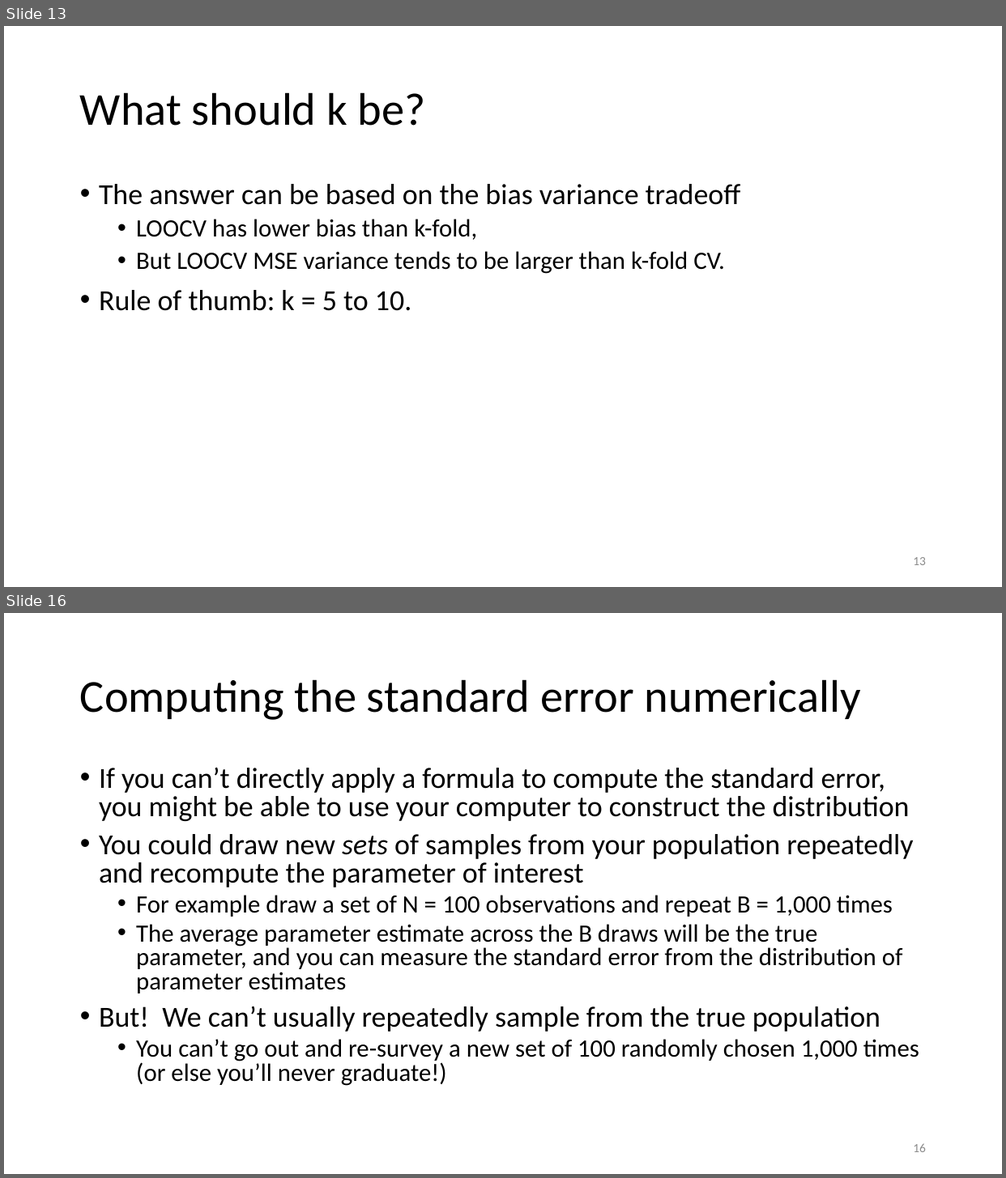
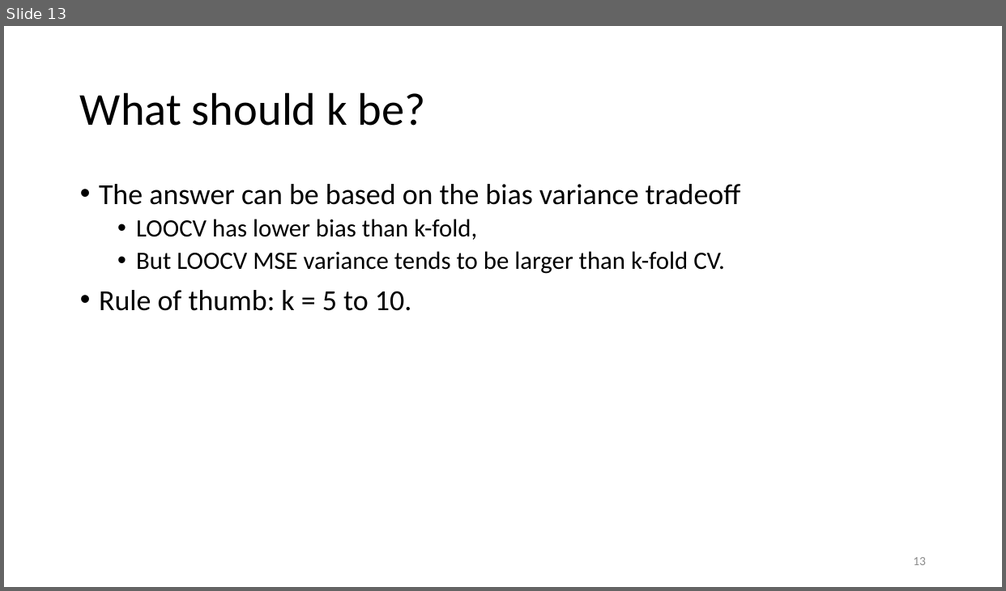
Before and after one commit to joshasuncion/ER-190C, a slide deck: lecture/Lecture 18 October 23/18 resampling.pptx. Shown one above the other, each under a label of ours: slides 13 and 16 before the commit, slide 13 after it; the slides between them are not shown. The pictures are 1006x1178 and 1006x591 pixels, drawn with LibreOffice and Linux fonts; fonts in the diff are those of the drawing. Boxes give left, top, right and bottom in pixels: in the first picture for what was removed or moved away, otherwise in the second. Text is boxed around its words. In the diff, an @@ line names an element or a change of style, - is before the commit and + after.

```diff
--- a/lecture/Lecture 18 October 23/18 resampling.pptx
+++ b/lecture/Lecture 18 October 23/18 resampling.pptx
@@ slide 16 removed at <box>4,613,1002,1174</box>, background #FFFFFF @@
@@ title removed at <box>80,679,861,720</box> @@
-Computing the standard error numerically
@@ text removed at <box>99,767,919,1086</box> @@
-• If you can’t directly apply a formula to compute the standard error, you might be able to use your computer to construct the distribution
-• You could draw new sets of samples from your population repeatedly and recompute the parameter of interest
-  • For example draw a set of N = 100 observations and repeat B = 1,000 times
-  • The average parameter estimate across the B draws will be the true parameter, and you can measure the standard error from the distribution of parameter estimates
-• But! We can’t usually repeatedly sample from the true population
-  • You can’t go out and re-survey a new set of 100 randomly chosen 1,000 times (or else you’ll never graduate!)
@@ page number removed at <box>913,1144,926,1152</box> @@
-16
```
Also in this commit, not shown: 1 slide changed, 4 other slides removed, 2 other files.
